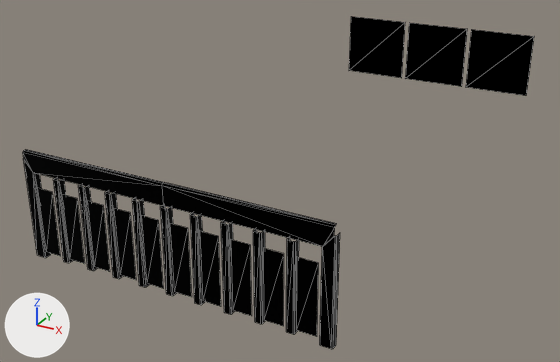
Renders of the glTF model models/cosmo/lod1/perforations.glb from each side of a commit.
Rendered twice from a 50 mm camera at (0.299, -0.721, 0.257) aimed at (-0.042, -0.101, -0.053). Lighting does not change. The marker at lower left points along +X, +Y and +Z. The first picture is the older version. Mesh edges are drawn as thin lines. Where no turn or scale is listed for an object, it has been applied to the vertices.

Script lines for the objects in view, before the commit:
```python
me_plane_014 = bpy.data.meshes.new('Plane.014')
me_plane_014.from_pydata(...)  # 12 vertices, 10 faces; spans x 0.0..0.0062, y -0.0056..0.0, z -0.0692..0.0
me_plane_014.materials.append(mat_perforations)  # black #000000
me_plane_018 = bpy.data.meshes.new('Plane.018')
me_plane_018.from_pydata(...)  # 12 vertices, 10 faces; spans x 0.0..0.0062, y -0.0056..0.0, z -0.0692..0.0
me_plane_018.materials.append(mat_perforations)  # black #000000
me_plane_021 = bpy.data.meshes.new('Plane.021')
me_plane_021.from_pydata([(0.0769, 0.0, 0.0), (0.0, 0.0, 0.0), (0.0769, 0.0, 0.0748)], [], [(0, 2, 1)])
me_plane_021.materials.append(mat_perforations)  # black #000000
ob_perforations_low_010 = bpy.data.objects.new('Perforations_low.010', me_plane_014)
ob_perforations_low_010.location = (-0.0033, -0.3351, 0.0283)
ob_perforations_low_014 = bpy.data.objects.new('Perforations_low.014', me_plane_018)
ob_perforations_low_014.location = (0.0947, -0.3351, 0.0283)
ob_perforations_low_026 = bpy.data.objects.new('Perforations_low.026', me_plane_021)
ob_perforations_low_026.location = (-0.0385, 0.2398, -0.0337)
# also in view: 'Perforations_low.022' at (0.061, -0.341, -0.009); 'Perforations_low.012' at (0.049, -0.338, -0.006); 'Perforations_low.017' at (-0.062, -0.341, -0.009); 'Perforations_low.006' at (-0.098, -0.338, -0.006); 'Perforations_low.001' at (-0.065, -0.338, 0.002)
```
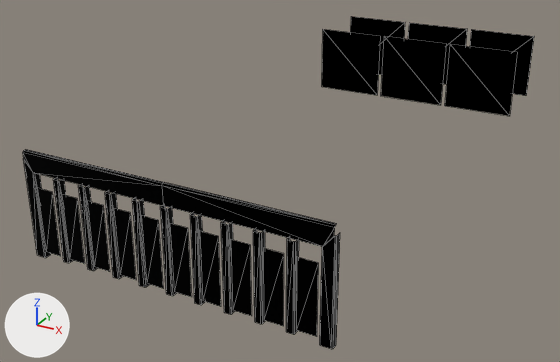
Where the change shows, as pixel boxes (x1, y1, x2, y2) in the pictures (560 x 362 px):
'Perforations_low.004', added (black): after (450, 44, 517, 116)
'Perforations_low.002', added (black): after (445, 45, 509, 116)
'Perforations_low.030', added (black): after (385, 37, 446, 105)
'Perforations_low.029', added (black): after (381, 37, 440, 105)
'Perforations_low.032', added (black): after (323, 29, 380, 95)
'Perforations_low.031', added (black): after (322, 30, 376, 95)
'Perforations_low.026', unchanged, covered by the edit: before (405, 30, 467, 87); after (443, 30, 467, 85)
'Perforations_low.028', unchanged, covered by the edit: before (349, 23, 405, 78); after (378, 23, 405, 75)

The change, as a list of edits to the scene's bpy script:
```text
Add me_plane_029:
    me_plane_029.from_pydata([(0.0769, 0.0, 0.0), (0.0, 0.0, 0.0), (0.0769, 0.0, -0.0748)], [], [(0, 1, 2)])
    me_plane_029.materials.append(mat_perforations)  # black #000000
Add me_plane_028:
    me_plane_028.from_pydata([(-0.0769, 0.0, 0.0), (0.0, 0.0, 0.0), (-0.0769, 0.0, 0.0748)], [], [(0, 1, 2)])
    me_plane_028.materials.append(mat_perforations)  # black #000000
Add ob_perforations_low_032:
    ob_perforations_low_032 = bpy.data.objects.new('Perforations_low.032', me_plane_029)
    ob_perforations_low_032.location = (-0.1205, 0.1542, 0.0405)
Add ob_perforations_low_031:
    ob_perforations_low_031 = bpy.data.objects.new('Perforations_low.031', me_plane_028)
    ob_perforations_low_031.location = (-0.0435, 0.1542, -0.0343)
Add ob_perforations_low_030:
    ob_perforations_low_030 = bpy.data.objects.new('Perforations_low.030', me_plane_029.copy())
    ob_perforations_low_030.location = (-0.0385, 0.1542, 0.0405)
Add ob_perforations_low_029:
    ob_perforations_low_029 = bpy.data.objects.new('Perforations_low.029', me_plane_028.copy())
    ob_perforations_low_029.location = (0.0385, 0.1542, -0.0343)
Add ob_perforations_low_004:
    ob_perforations_low_004 = bpy.data.objects.new('Perforations_low.004', me_plane_029.copy())
    ob_perforations_low_004.location = (0.0435, 0.1542, 0.0405)
Add ob_perforations_low_002:
    ob_perforations_low_002 = bpy.data.objects.new('Perforations_low.002', me_plane_028.copy())
    ob_perforations_low_002.location = (0.1205, 0.1542, -0.0343)
```
